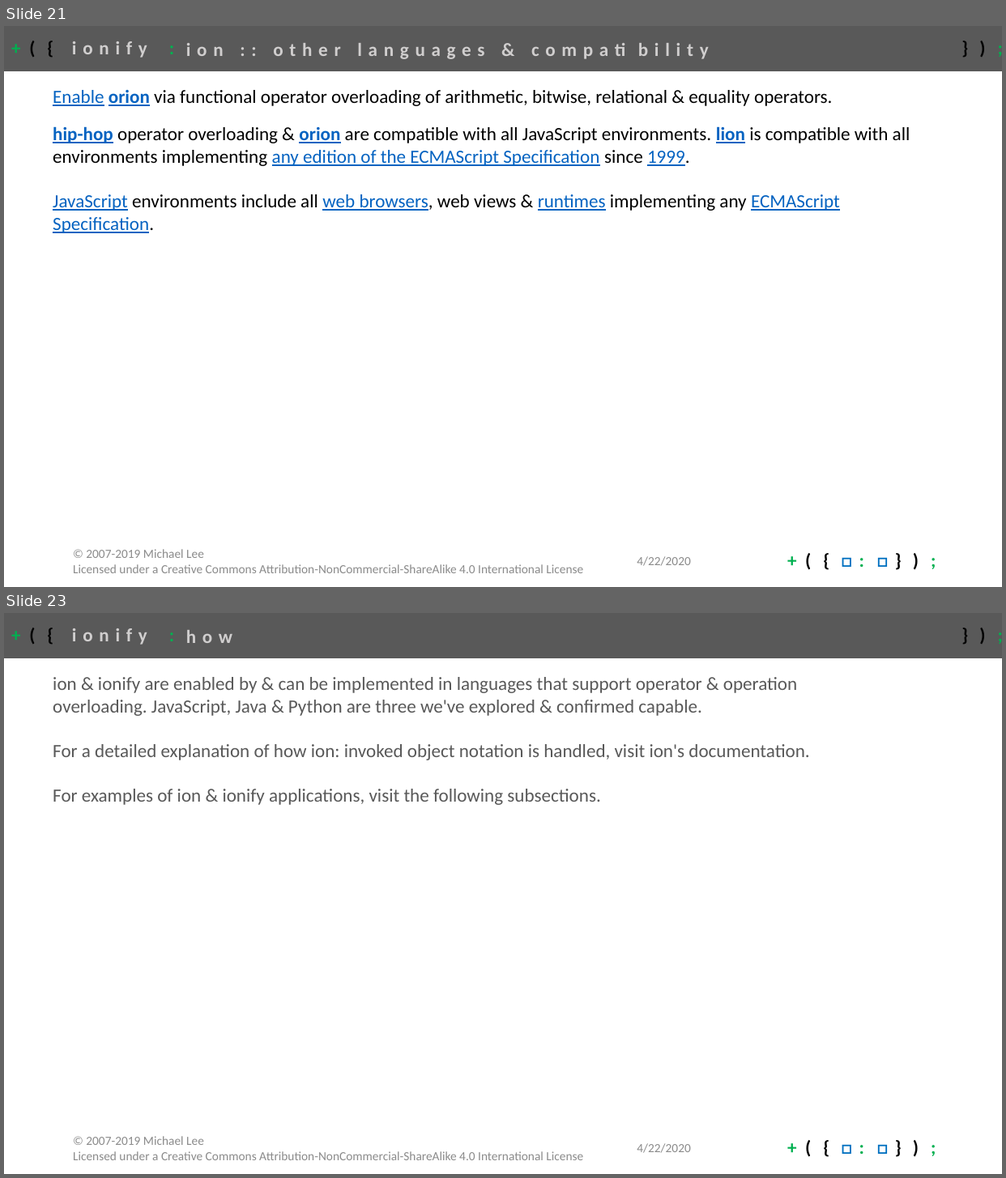
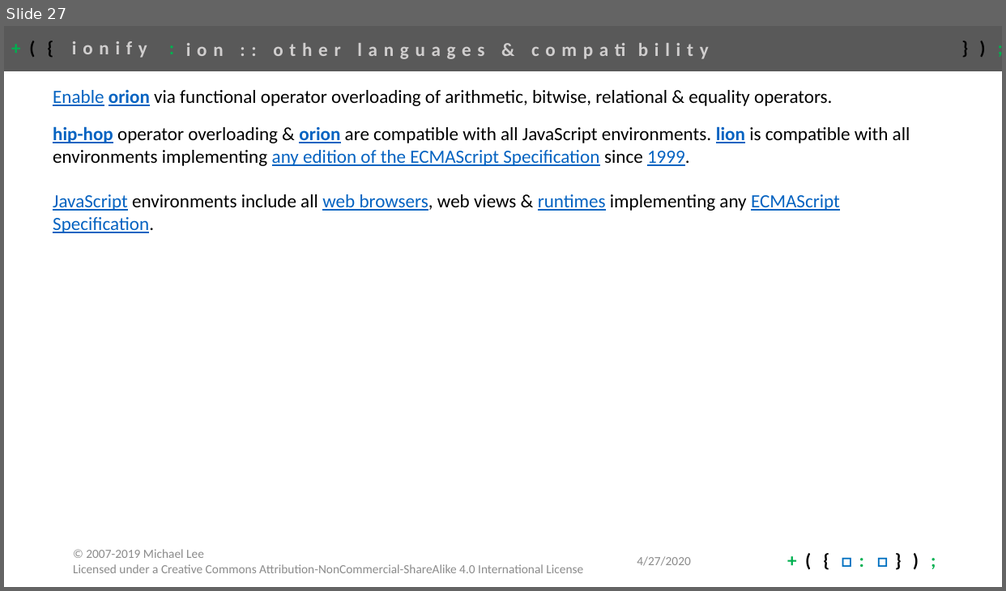
Before and after one commit to ionify/about, a slide deck: talks/2020.ionify.pptx. Shown one above the other, each under a label of ours: slides 21 and 23 before the commit, slide 27 after it; the slides between them are not shown. The pictures are 1006x1178 and 1006x591 pixels, drawn with LibreOffice and Linux fonts; fonts in the diff are those of the drawing. Boxes give left, top, right and bottom in pixels: in the first picture for what was removed or moved away, otherwise in the second. Text is boxed around its words. In the diff, an @@ line names an element or a change of style, - is before the commit and + after.

Commit message:
talks: ionify: 2020 intro & overview 0.04 - jeb collaboration

```diff
--- a/talks/2020.ionify.pptx
+++ b/talks/2020.ionify.pptx
@@ slide 23 removed at bbox=[4, 613, 1002, 1174], background #FFFFFF; not listed: 2 template elements that a slide beside it also shows @@
@@ title removed at bbox=[186, 630, 232, 643] @@
-how
@@ text removed at bbox=[53, 677, 809, 805] @@
-ion & ionify are enabled by & can be implemented in languages that support operator & operation overloading. JavaScript, Java & Python are three we've explored & confirmed capable.
-For a detailed explanation of how ion: invoked object notation is handled, visit ion's documentation.
-For examples of ion & ionify applications, visit the following subsections.
@@ text removed at bbox=[73, 1136, 583, 1161] @@
-© 2007-2019 Michael Lee
-Licensed under a Creative Commons Attribution-NonCommercial-ShareAlike 4.0 International License
@@ text removed at bbox=[637, 1144, 690, 1153] @@
-4/22/2020
@@ what was slide 21 is now slide 27 @@
@@ slide 27 changed as well @@
@@ text at bbox=[637, 557, 690, 566]: text changed @@
-4/22/2020
+4/27/2020
```
Also in this commit, not shown: 25 other slides changed, 4 slides added, 4 other slides removed.
